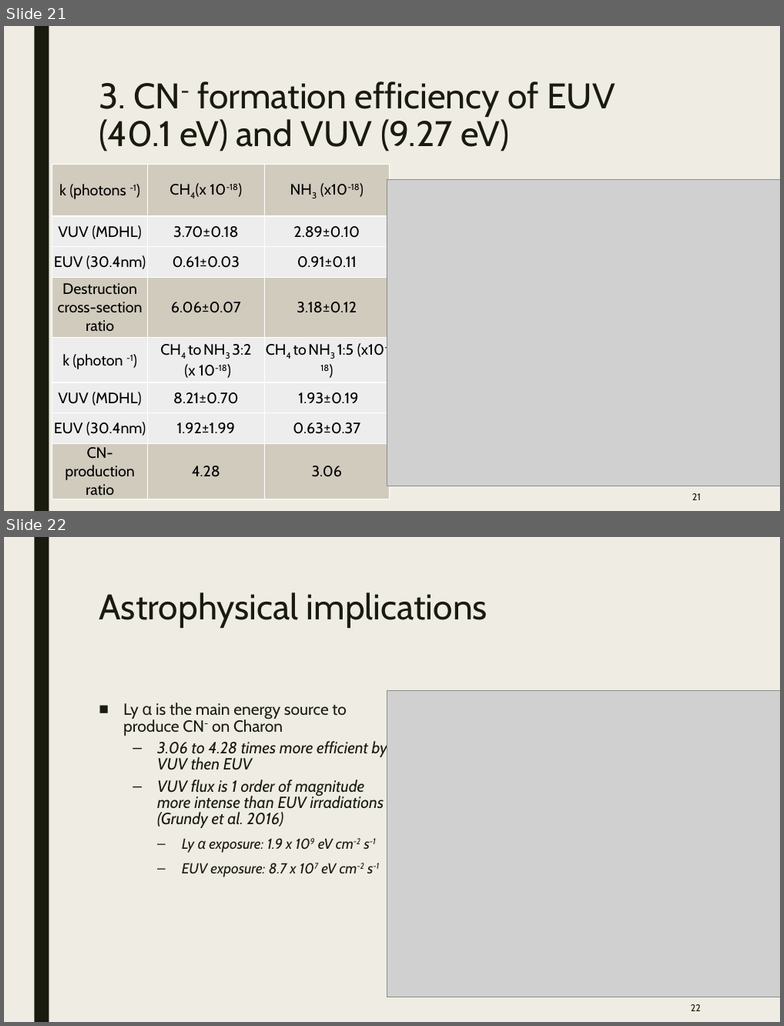
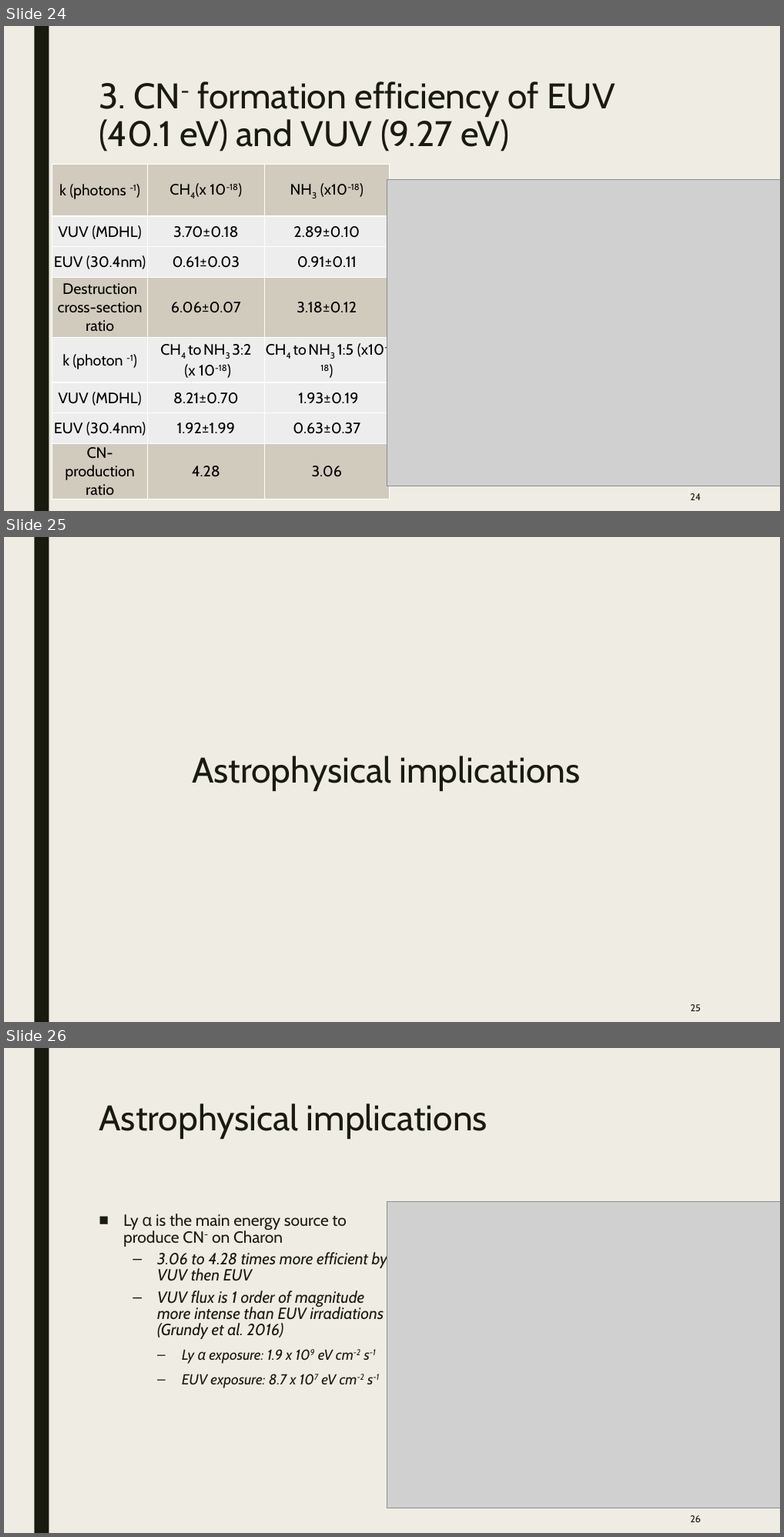
Before and after one commit to samuello1228/lily, a slide deck: doc/VUV and EUV irradiation of CH4 + NH3.pptx. Shown one above the other, each under a label of ours: slides 21 and 22 before the commit, slides 24, 25 and 26 after it. The pictures are 784x1026 and 784x1537 pixels, drawn with LibreOffice and Linux fonts; fonts in the diff are those of the drawing; grey boxes stand for pictures. Boxes give left, top, right and bottom in pixels: in the first picture for what was removed or moved away, otherwise in the second. Text is boxed around its words. In the diff, an @@ line names an element or a change of style, - is before the commit and + after.

```diff
--- a/doc/VUV and EUV irradiation of CH4 + NH3.pptx
+++ b/doc/VUV and EUV irradiation of CH4 + NH3.pptx
@@ slide 25 added at bbox=[4, 537, 780, 1022], background #EFEDE3; not listed: 1 template element that a slide beside it also shows @@
@@ title added at bbox=[192, 756, 581, 791], 33 pt, text #191B0E @@
+Astrophysical implications
@@ page number added at bbox=[691, 1004, 701, 1011], 9 pt, text #191B0E @@
+25
@@ what was slide 21 is now slide 24 @@
@@ page number at bbox=[690, 493, 701, 500]: text changed @@
-21
+24
@@ what was slide 22 is now slide 26 @@
@@ page number at bbox=[690, 1515, 701, 1522]: text changed @@
-22
+26
```
Also in this commit, not shown: 10 slides changed, 3 other slides added.
